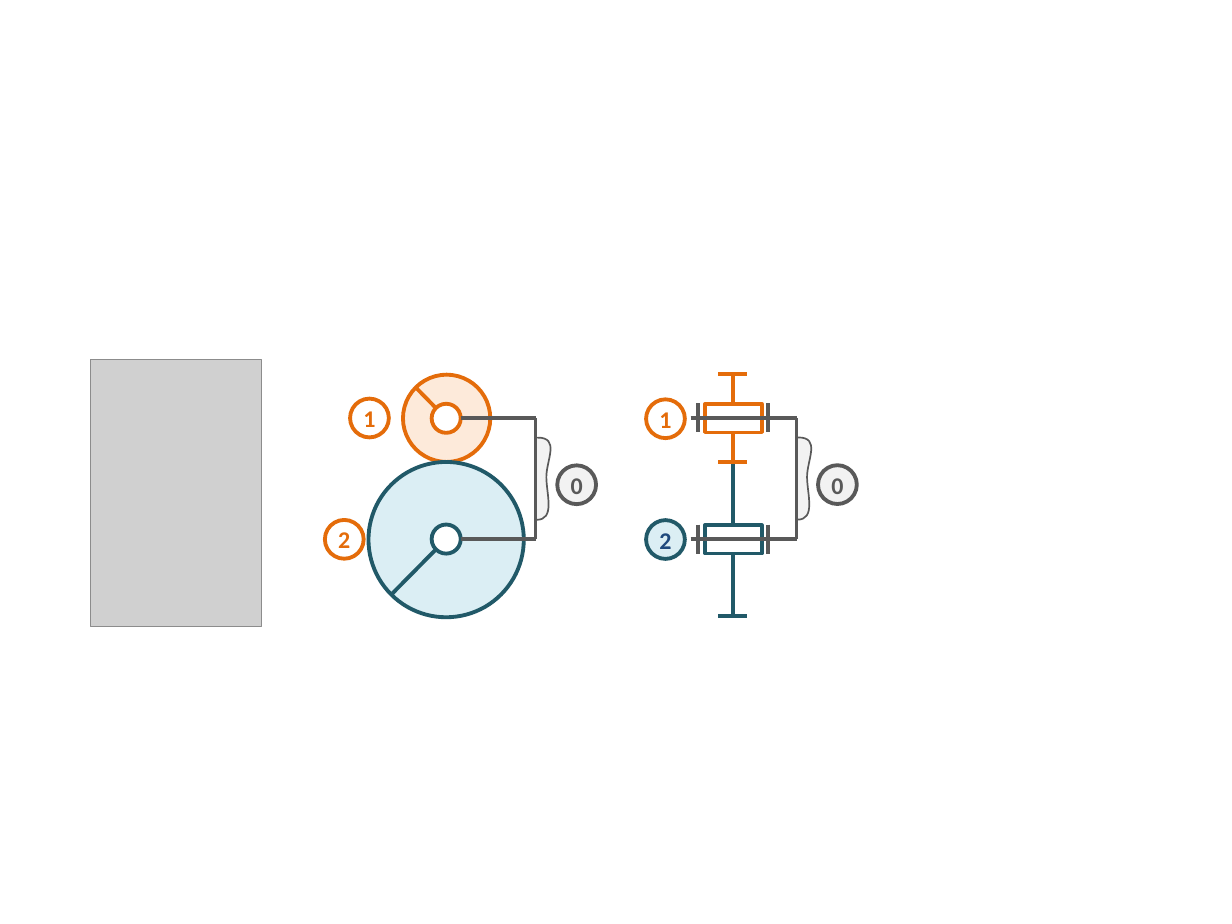
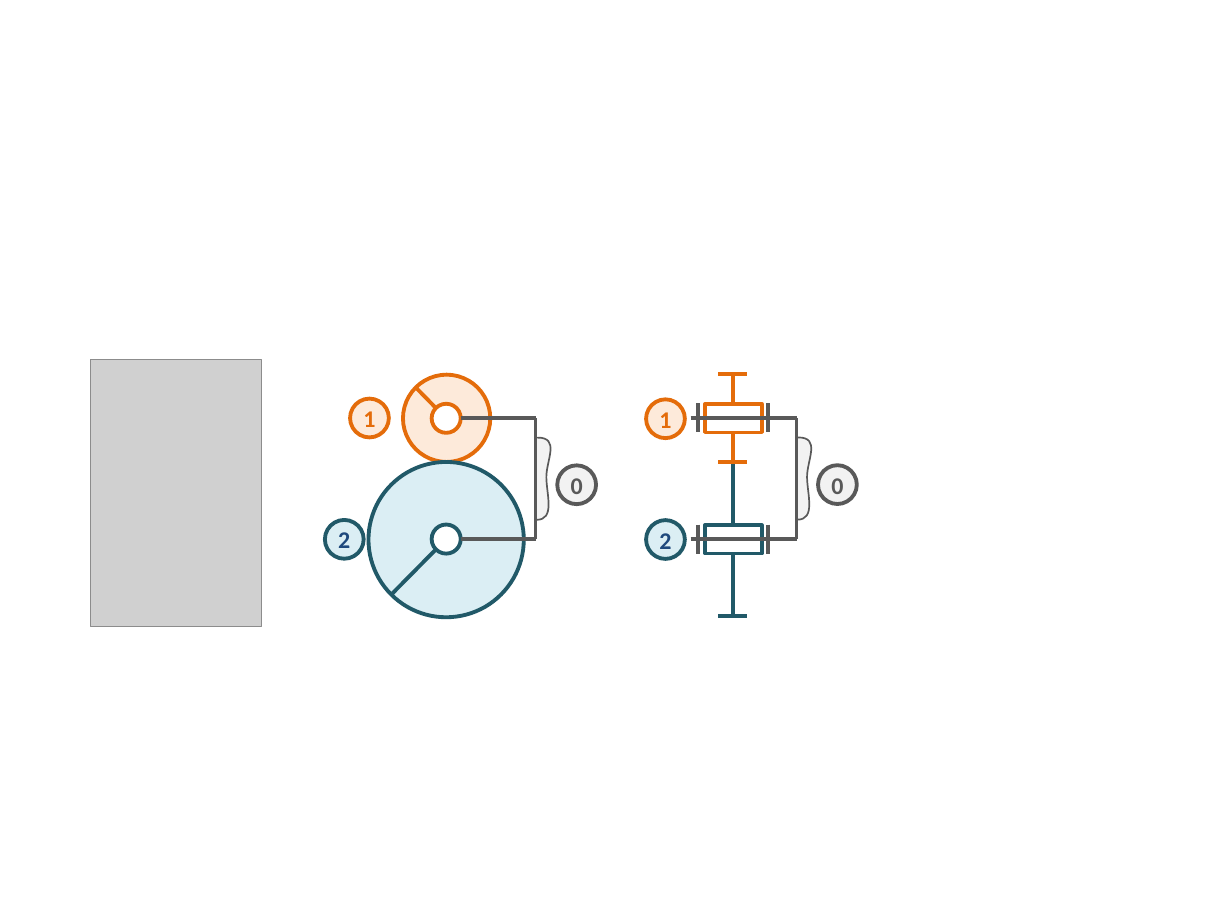
Before and after one commit to xpessoles/Cy_04_PSI_ModelisationDynamique, a slide deck: slide 2 of Revisions_Cinematique/Cy_04_Rev_Cin_04_Transmetteurs_Fiche/images/Figure.pptx. Drawn at 1232x924 pixels with LibreOffice and Linux fonts; fonts in the diff are those of the drawing; grey boxes stand for pictures. Boxes give left, top, right and bottom in pixels: in the first picture for what was removed or moved away, otherwise in the second. Text is boxed around its words. In the diff, an @@ line names an element or a change of style, - is before the commit and + after.

```diff
--- a/Revisions_Cinematique/Cy_04_Rev_Cin_04_Transmetteurs_Fiche/images/Figure.pptx
+++ b/Revisions_Cinematique/Cy_04_Rev_Cin_04_Transmetteurs_Fiche/images/Figure.pptx
@@ ellipse "1" at <box>350,399,388,437</box>: fill none to #FDEADA @@
@@ ellipse "1" at <box>646,399,684,437</box>: fill none to #FDEADA @@
@@ ellipse "2" at <box>325,520,363,558</box>: text colour #E46C0A to #1F497D; fill none to #DBEEF4; outline #E46C0A 2.25 pt to #215968 2.25 pt @@
```
Also in this commit, not shown: 4 other slides changed, 1 slide added, 3 other files.
